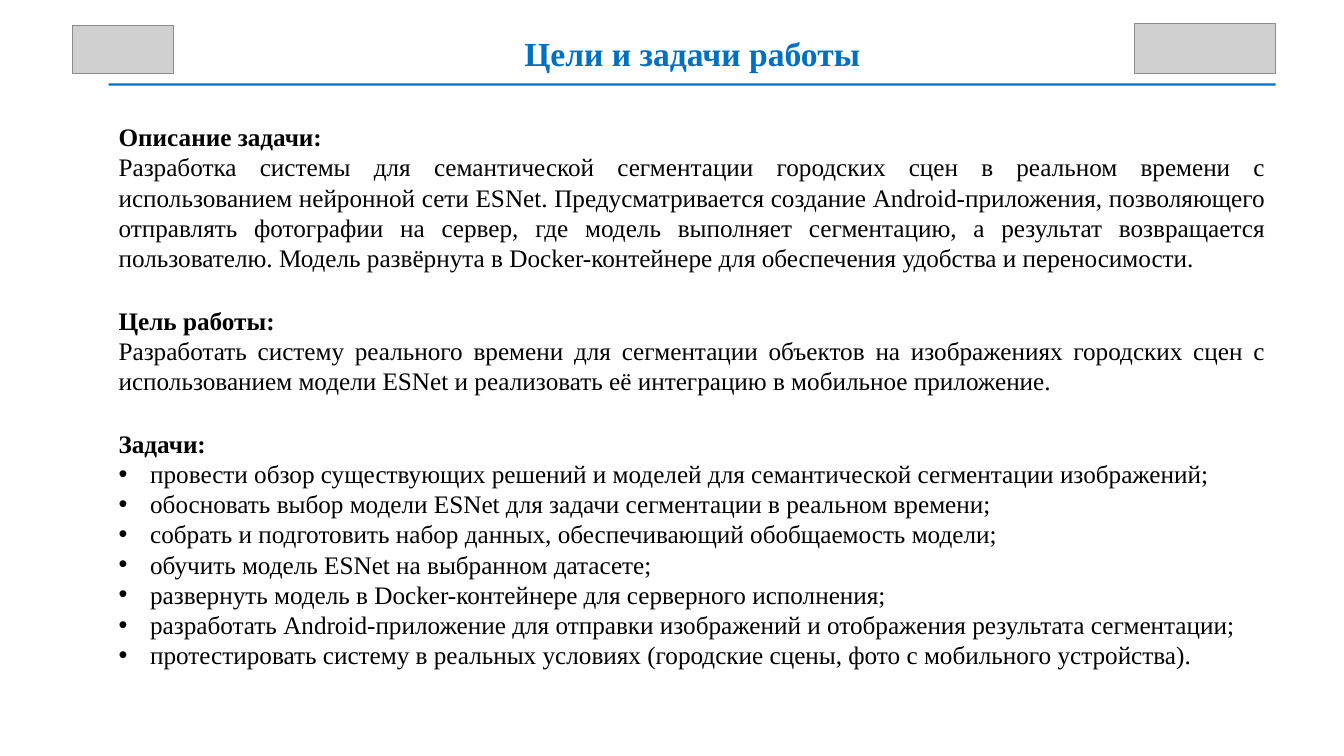
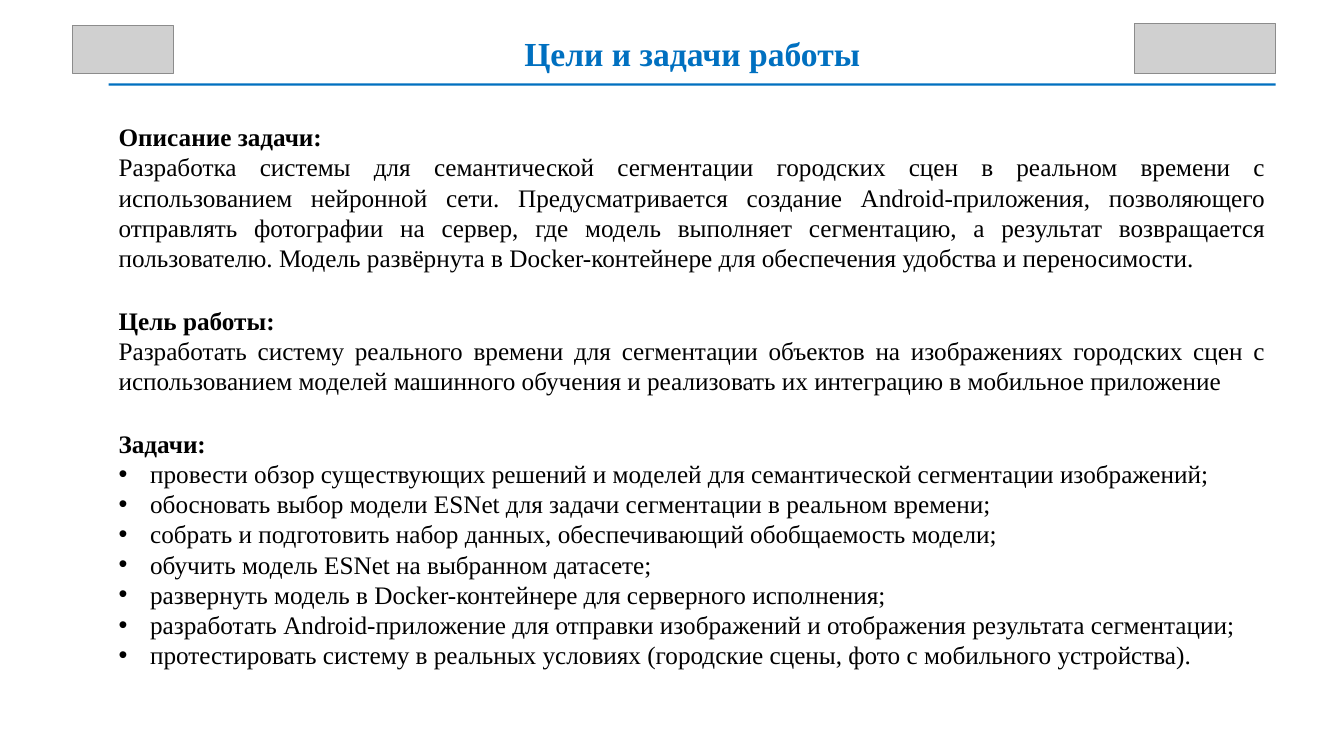
Before and after one commit to lloppy/segmentation, a slide deck: slide 3 of Dpo.pptx. Drawn at 1344x756 pixels with LibreOffice and Linux fonts; fonts in the diff are those of the drawing; grey boxes stand for pictures. Boxes give left, top, right and bottom in pixels: in the first picture for what was removed or moved away, otherwise in the second. Text is boxed around its words. In the diff, an @@ line names an element or a change of style, - is before the commit and + after.

```diff
--- a/Dpo.pptx
+++ b/Dpo.pptx
@@ text at [119, 158, 1265, 273]: text changed @@
-Разработка системы для семантической сегментации городских сцен в реальном времени с использованием нейронной сети ESNet. Предусматривается создание Android-приложения, позволяющего отправлять фотографии на сервер, где модель выполняет сегментацию, а результат возвращается пользователю. Модель развёрнута в Docker-контейнере для обеспечения удобства и переносимости.
+Разработка системы для семантической сегментации городских сцен в реальном времени с использованием нейронной сети. Предусматривается создание Android-приложения, позволяющего отправлять фотографии на сервер, где модель выполняет сегментацию, а результат возвращается пользователю. Модель развёрнута в Docker-контейнере для обеспечения удобства и переносимости.
@@ text at [119, 342, 1264, 396]: text changed @@
-Разработать систему реального времени для сегментации объектов на изображениях городских сцен с использованием модели ESNet и реализовать её интеграцию в мобильное приложение.
+Разработать систему реального времени для сегментации объектов на изображениях городских сцен с использованием моделей машинного обучения и реализовать их интеграцию в мобильное приложение
```
Also in this commit, not shown: 3 other slides changed, 6 slides added, 1 slide removed, 1 other file.
